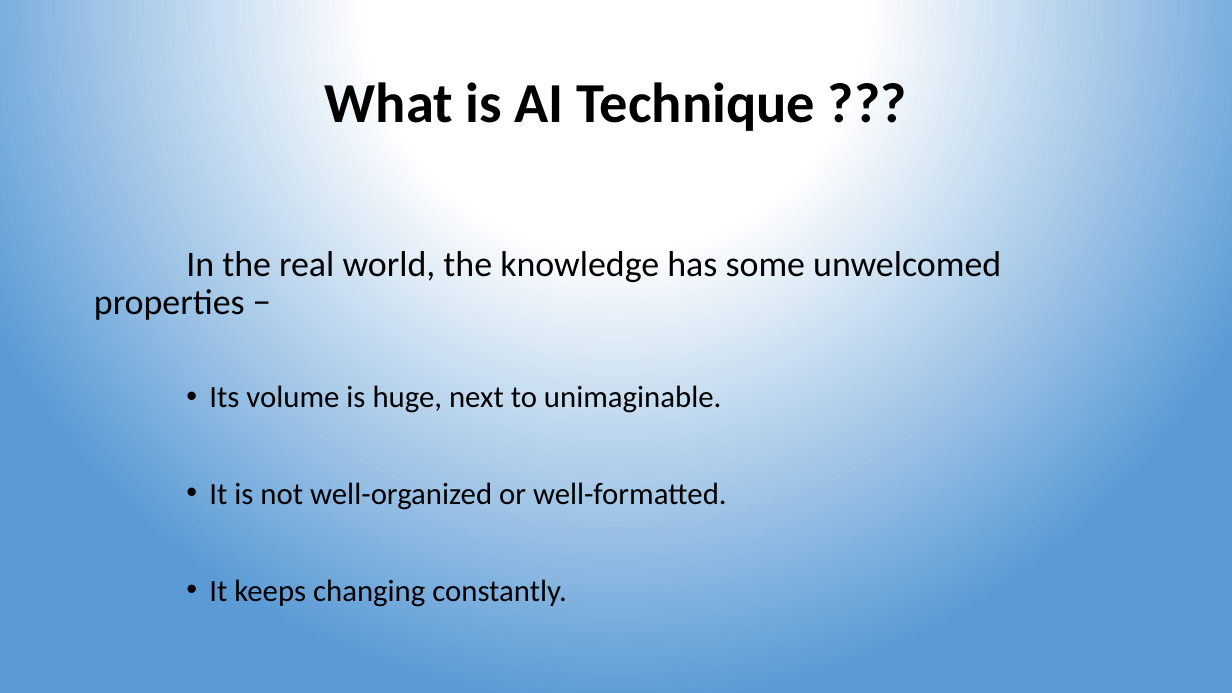
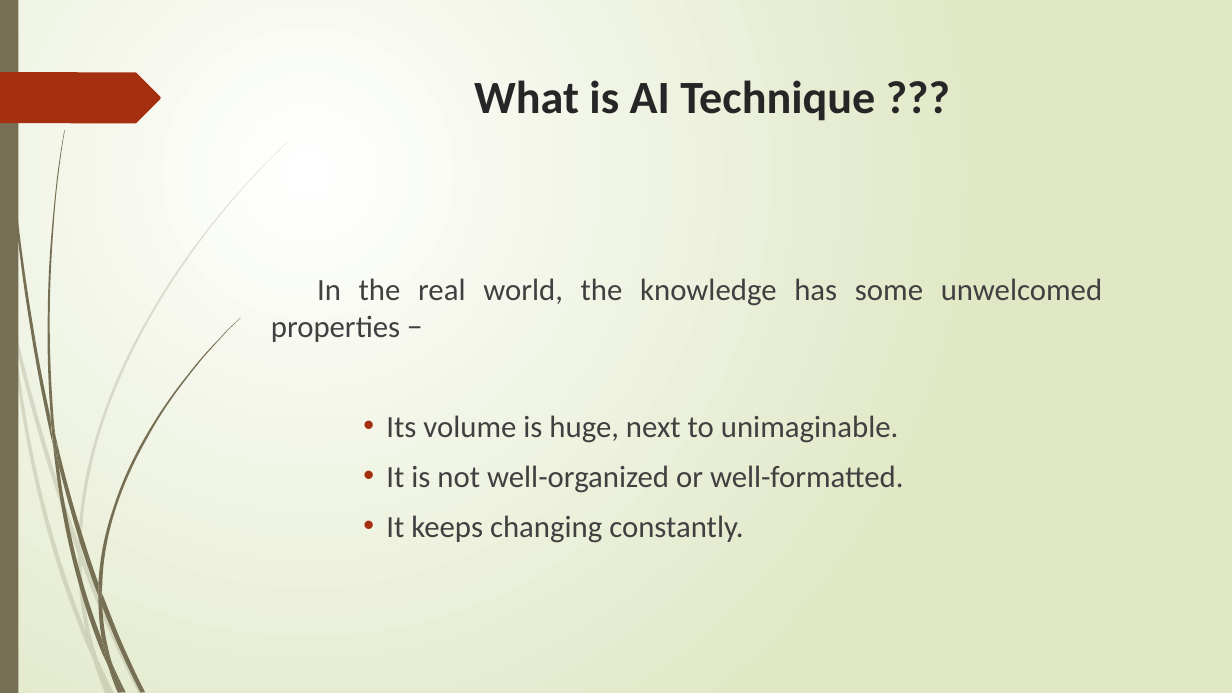
Before and after one commit to lalitgiri/Angular_Practice_Program, a slide deck: slide 14 of Ecommerce-Project/report data/colloquium.pptx. Drawn at 1232x693 pixels with LibreOffice and Linux fonts; fonts in the diff are those of the drawing. Boxes give left, top, right and bottom in pixels: in the first picture for what was removed or moved away, otherwise in the second. Text is boxed around its words. In the diff, an @@ line names an element or a change of style, - is before the commit and + after.

```diff
--- a/Ecommerce-Project/report data/colloquium.pptx
+++ b/Ecommerce-Project/report data/colloquium.pptx
@@ background gradient #FFFFFF to #5B9BD5 to gradient #FFFFFF to #DFE8C4 @@
@@ rectangle added at bbox=[0, 0, 18, 693], fill #766F54 @@
@@ freeform shape added at bbox=[0, 72, 161, 123], fill #A53010 @@
@@ title "What is AI Technique ???": place and size @@
-title "What is AI Technique ???" at bbox=[325, 82, 815, 131]
+title "What is AI Technique ???" at bbox=[474, 80, 875, 121]
@@ title "What is AI Technique ???" at bbox=[474, 80, 875, 121]: size 44 to 36 pt, text colour #000000 to #262626; line spacing 0.9 to 1; vertical alignment middle to top @@
@@ text "In the real world, the ...": place and size @@
-text "In the real world, the ..." at bbox=[94, 251, 1001, 607]
+text "In the real world, the ..." at bbox=[271, 278, 1102, 543]
@@ text "In the real world, the ..." at bbox=[271, 278, 1102, 543]: size 28 to 24 pt in "In the real world, the knowledge has ..."; text colour #000000 to #404040; alignment left to justified; line spacing 0.9 to 1; more space between paragraphs @@
@@ group added at bbox=[0, 141, 288, 693]: 10 freeform shapes @@
@@ group added at bbox=[3, 0, 240, 693]: 12 freeform shapes @@
```
Also in this commit, not shown: 28 other slides changed, 23 other files.
